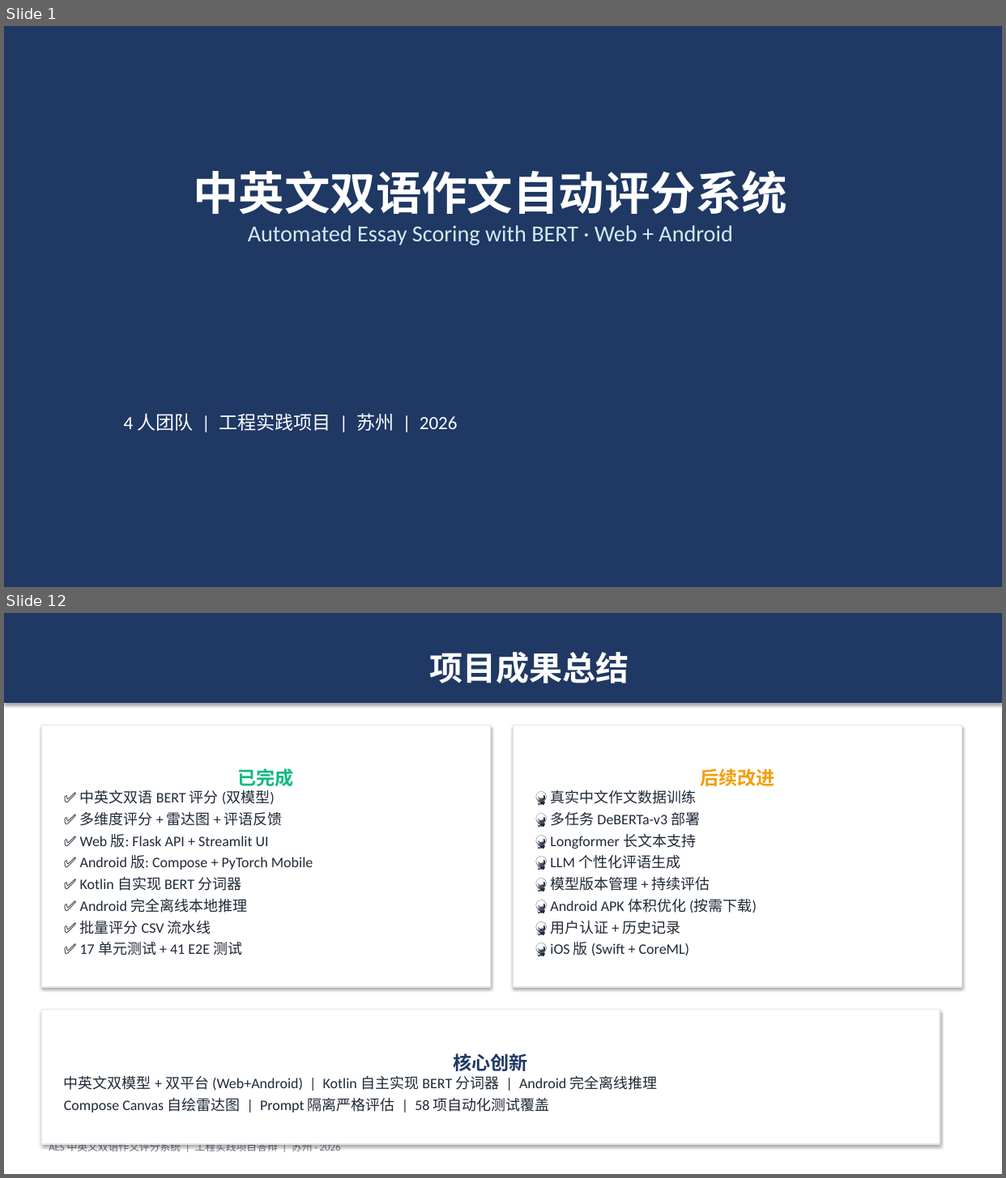
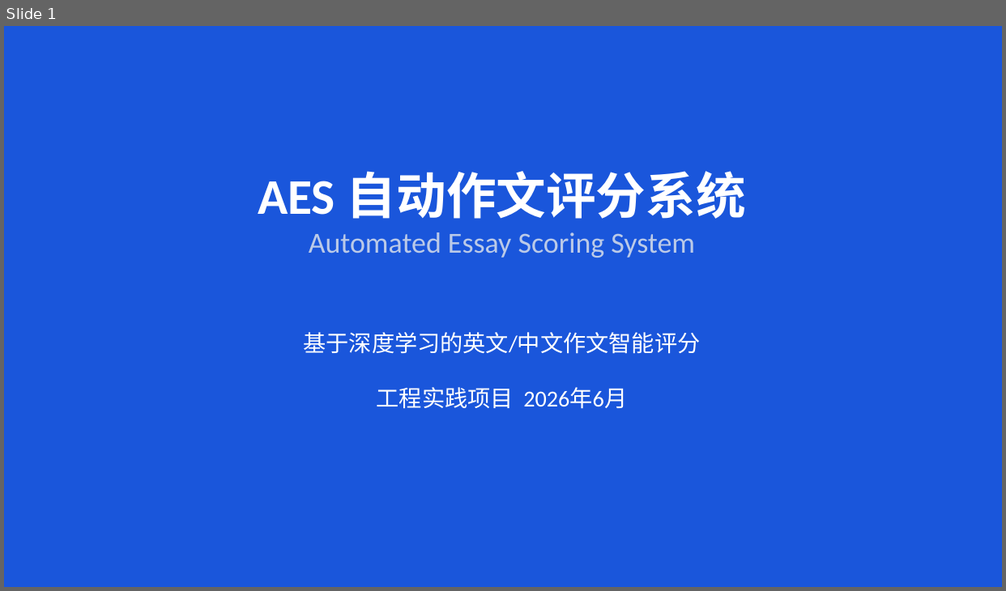
Before and after one commit to Dearsilly/lab, a slide deck: doc/AES_答辩PPT.pptx. Shown one above the other, each under a label of ours: slides 1 and 12 before the commit, slide 1 after it; the slides between them are not shown. The pictures are 1006x1178 and 1006x591 pixels, drawn with LibreOffice and Linux fonts; fonts in the diff are those of the drawing. Boxes give left, top, right and bottom in pixels: in the first picture for what was removed or moved away, otherwise in the second. Text is boxed around its words. In the diff, an @@ line names an element or a change of style, - is before the commit and + after.

```diff
--- a/doc/AES_答辩PPT.pptx
+++ b/doc/AES_答辩PPT.pptx
@@ slide 12 removed at (4, 613, 1002, 1174), background #FFFFFF @@
@@ rectangle removed at (4, 613, 1002, 703) @@
-项目成果总结
@@ rectangle removed at (41, 726, 491, 987) @@
-已完成
-✅ 中英文双语 BERT 评分 (双模型)
-✅ 多维度评分 + 雷达图 + 评语反馈
-✅ Web 版: Flask API + Streamlit UI
-✅ Android 版: Compose + PyTorch Mobile
-✅ Kotlin 自实现 BERT 分词器
-✅ Android 完全离线本地推理
-✅ 批量评分 CSV 流水线
-✅ 17 单元测试 + 41 E2E 测试
@@ rectangle removed at (513, 726, 962, 987) @@
-后续改进
-🔮 真实中文作文数据训练
-🔮 多任务 DeBERTa-v3 部署
-🔮 Longformer 长文本支持
-🔮 LLM 个性化评语生成
-🔮 模型版本管理 + 持续评估
-🔮 Android APK 体积优化 (按需下载)
-🔮 用户认证 + 历史记录
-🔮 iOS 版 (Swift + CoreML)
@@ rectangle removed at (41, 1010, 940, 1144) @@
-核心创新
-中英文双模型 + 双平台 (Web+Android) | Kotlin 自主实现 BERT 分词器 | Android 完全离线推理
-Compose Canvas 自绘雷达图 | Prompt 隔离严格评估 | 58 项自动化测试覆盖
@@ text removed at (49, 1145, 341, 1152) @@
-AES 中英文双语作文评分系统 | 工程实践项目答辩 | 苏州 · 2026
@@ slide 1 changed as well @@
@@ background #1F3864 to #1A56DB @@
@@ text at (258, 171, 746, 258): text changed; size 22 to 28 pt; text colour #D5E8F0 to #BBCAE8 @@
-中英文双语作文自动评分系统
-Automated Essay Scoring with BERT · Web + Android
+AES 自动作文评分系统
+Automated Essay Scoring System
@@ text at (303, 332, 700, 409): text changed; size 18 to 22 pt @@
-4 人团队 | 工程实践项目 | 苏州 | 2026
+基于深度学习的英文/中文作文智能评分
+工程实践项目 2026年6月
```
Also in this commit, not shown: 1 other slide changed, 11 slides added, 10 other slides removed, 3 other files.
